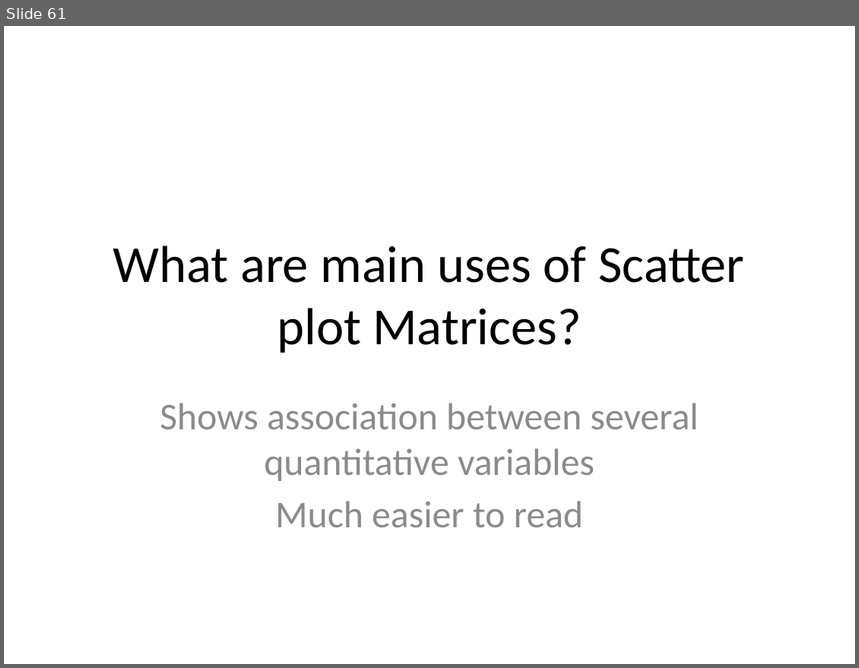
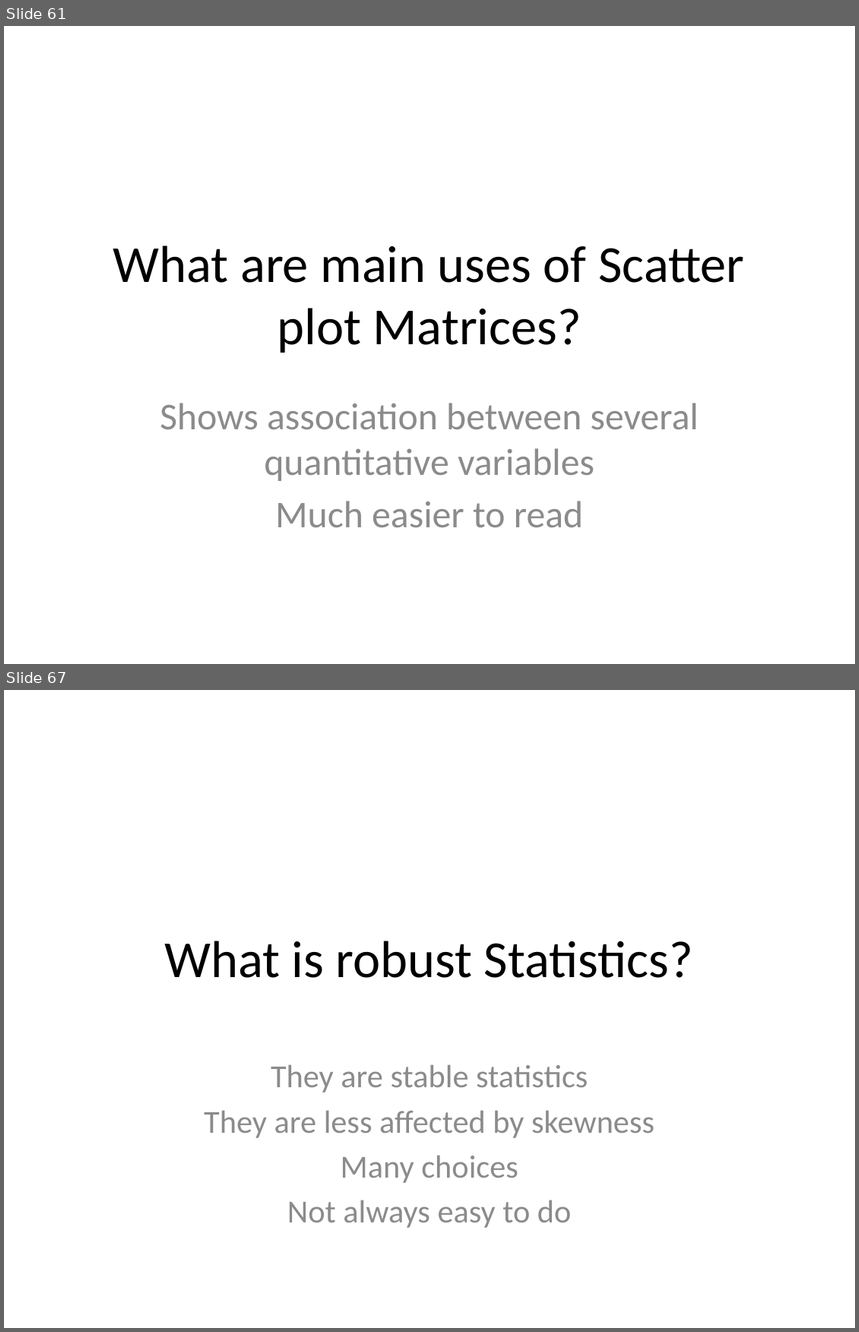
Before and after one commit to githubsebkun/Software-Interview-Questions, a slide deck: Data science.pptx. Shown one above the other, each under a label of ours: slide 61 before the commit, slides 61 and 67 after it; the slides between them are not shown. The pictures are 859x668 and 859x1332 pixels, drawn with LibreOffice and Linux fonts; fonts in the diff are those of the drawing. Boxes give left, top, right and bottom in pixels: in the first picture for what was removed or moved away, otherwise in the second. Text is boxed around its words. In the diff, an @@ line names an element or a change of style, - is before the commit and + after.

```diff
--- a/Data science.pptx
+++ b/Data science.pptx
@@ slide 67 added at <box>4,690,855,1328</box>, background #FFFFFF @@
@@ title added at <box>165,941,693,978</box>, 44 pt, text #000000 @@
+What is robust Statistics?
@@ subtitle added at <box>204,1065,655,1228</box>, 27.2 pt, text #8C8C8C @@
+They are stable statistics
+They are less affected by skewness
+Many choices
+Not always easy to do
```
Also in this commit, not shown: 1 slide changed, 16 other slides added, 8 other files.
